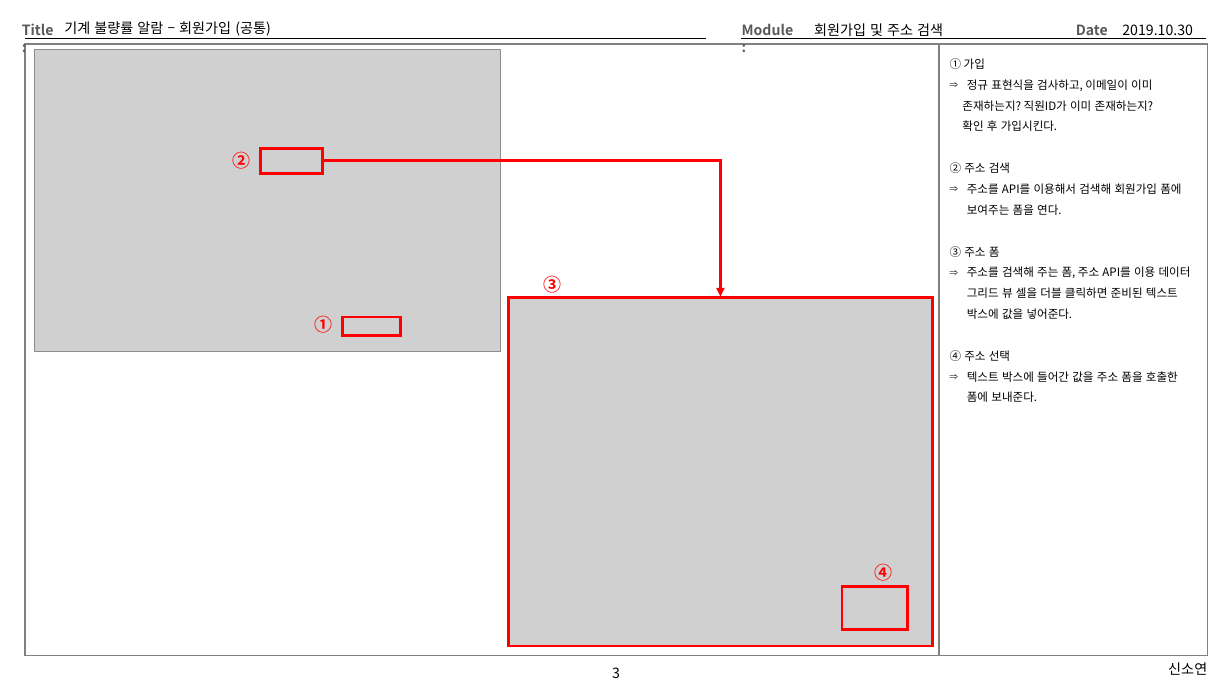
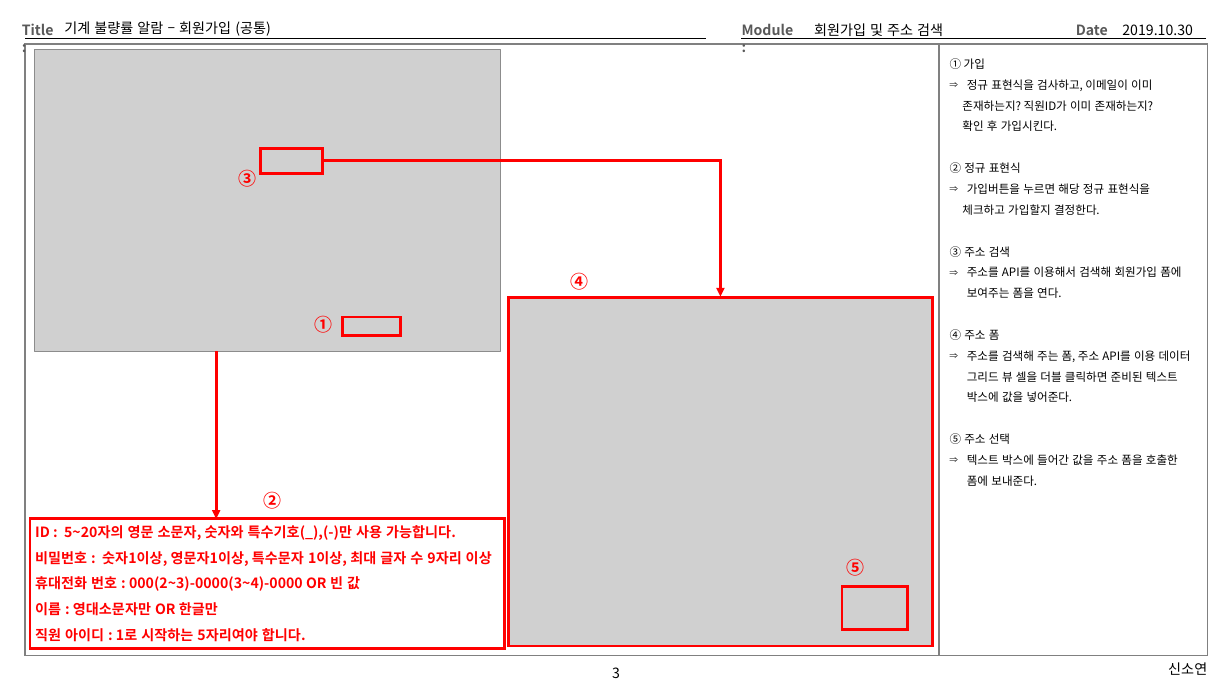
Before and after one commit to Cliedy-s/AIclass, a slide deck: slide 3 of project/03_화면설계/화면설계.pptx. Drawn at 1232x693 pixels with LibreOffice and Linux fonts; fonts in the diff are those of the drawing; grey boxes stand for pictures. Boxes give left, top, right and bottom in pixels: in the first picture for what was removed or moved away, otherwise in the second. Text is boxed around its words. In the diff, an @@ line names an element or a change of style, - is before the commit and + after.

```diff
--- a/project/03_화면설계/화면설계.pptx
+++ b/project/03_화면설계/화면설계.pptx
@@ text "③": place and size @@
-text "③" at <box>544,275,562,293</box>
+text "③" at <box>238,169,256,187</box>
@@ text at <box>950,162,1151,257</box>: text changed @@
-② 주소 검색
+② 정규 표현식
+⇒ 가입버튼을 누르면 해당 정규 표현식을
+체크하고 가입할지 결정한다.
+③ 주소 검색
@@ text "④": place and size @@
-text "④" at <box>874,563,892,581</box>
+text "④" at <box>570,272,588,290</box>
@@ text at <box>950,329,1000,340</box>: text changed @@
-③ 주소 폼
+④ 주소 폼
@@ arrow added from (216, 351) to (216, 518), #FF0000 2.25 pt @@
@@ text at <box>950,433,1010,444</box>: text changed @@
-④ 주소 선택
+⑤ 주소 선택
@@ text "②": place and size @@
-text "②" at <box>233,151,251,169</box>
+text "②" at <box>264,491,282,509</box>
@@ rectangle added at <box>30,518,505,649</box>, outline #FF0000 2.25 pt @@
@@ text added at <box>35,525,456,540</box>, 11 pt, text #FF0000, bold @@
+ID : 5~20자의 영문 소문자, 숫자와 특수기호(_),(-)만 사용 가능합니다.
@@ text added at <box>35,551,492,566</box>, 11 pt, text #FF0000, bold @@
+비밀번호 : 숫자1이상, 영문자1이상, 특수문자 1이상, 최대 글자 수 9자리 이상
@@ text added at <box>846,558,864,576</box>, 14 pt, text #FF0000, bold @@
+⑤
@@ text added at <box>35,576,360,591</box>, 11 pt, text #FF0000, bold @@
+휴대전화 번호 : 000(2~3)-0000(3~4)-0000 OR 빈 값
@@ text added at <box>35,602,218,616</box>, 11 pt, text #FF0000, bold @@
+이름 : 영대소문자만 OR 한글만
@@ text added at <box>35,628,306,642</box>, 11 pt, text #FF0000, bold @@
+직원 아이디 : 1로 시작하는 5자리여야 합니다.
```
Also in this commit, not shown: 10 other slides changed, 1 slide added, 45 other files.
